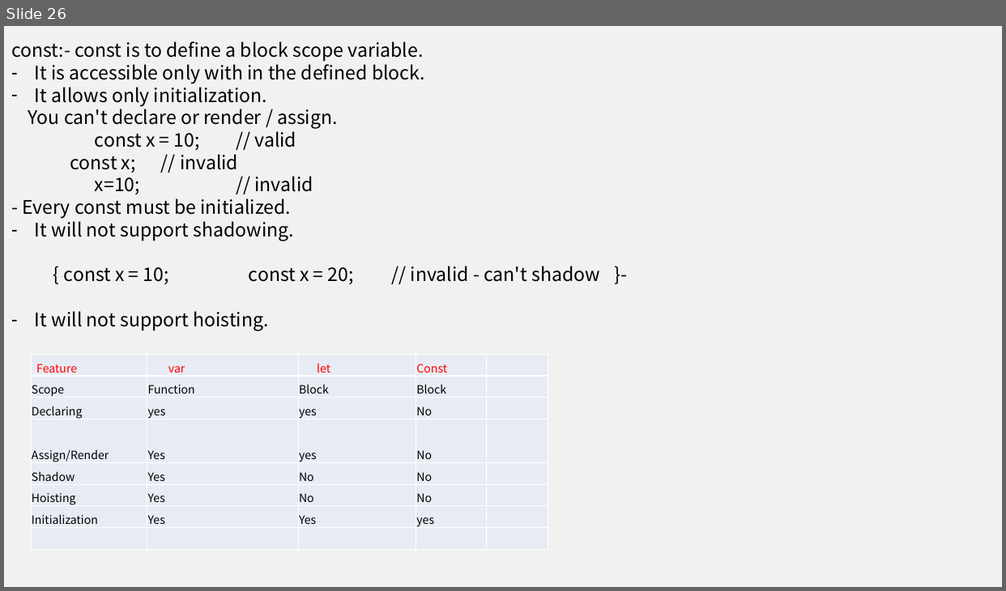
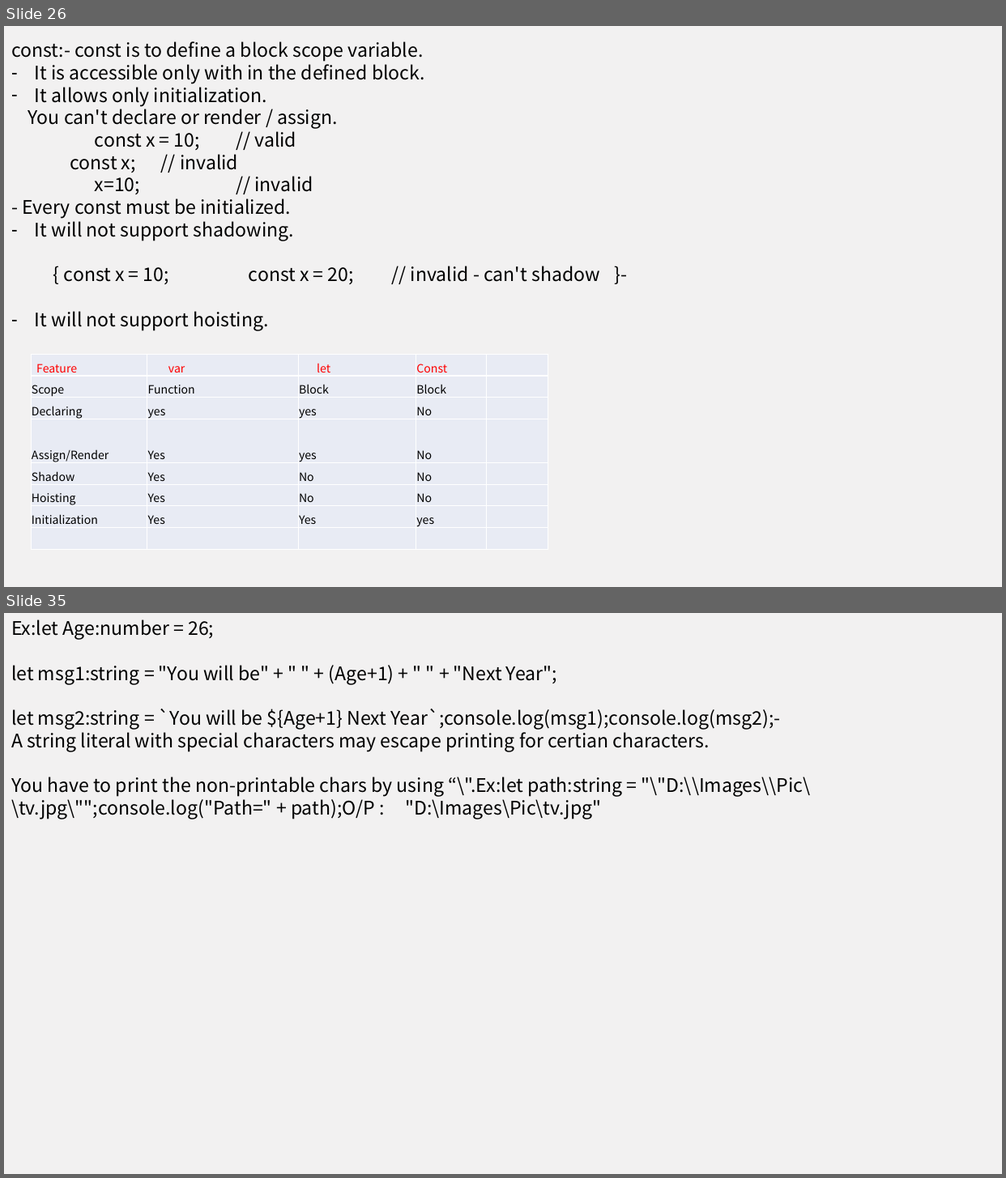
Before and after one commit to vamsisandeep143/AngularCodebaseFebbatch, a slide deck: Angular Training 1.pptx. Shown one above the other, each under a label of ours: slide 26 before the commit, slides 26 and 35 after it; the slides between them are not shown. The pictures are 1006x591 and 1006x1178 pixels, drawn with LibreOffice and Linux fonts; fonts in the diff are those of the drawing. Boxes give left, top, right and bottom in pixels: in the first picture for what was removed or moved away, otherwise in the second. Text is boxed around its words. In the diff, an @@ line names an element or a change of style, - is before the commit and + after.

```diff
--- a/Angular Training 1.pptx
+++ b/Angular Training 1.pptx
@@ slide 35 added at [4,613,1002,1174], background #F2F1F1 @@
@@ text added at [11,619,811,820], 18 pt, text #000000 @@
+Ex:let Age:number = 26;
+let msg1:string = "You will be" + " " + (Age+1) + " " + "Next Year";
+let msg2:string = `You will be ${Age+1} Next Year`;console.log(msg1);console.log(msg2);-
+A string literal with special characters may escape printing for certian characters.
+You have to print the non-printable chars by using “\".Ex:let path:string = "\"D:\\Images\\Pic\\tv.jpg\"";console.log("Path=" + path);O/P : "D:\Images\Pic\tv.jpg"
```
Also in this commit, not shown: 1 slide changed, 9 other slides added.
